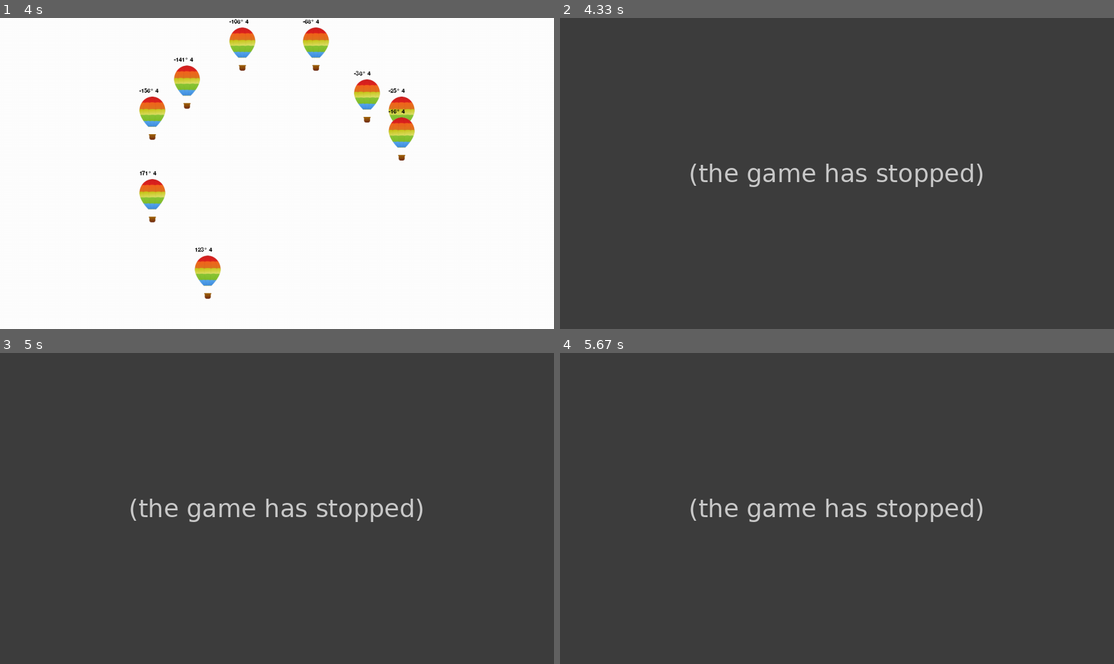
Above: before the commit, frames 1-4 (two rows, left to right).
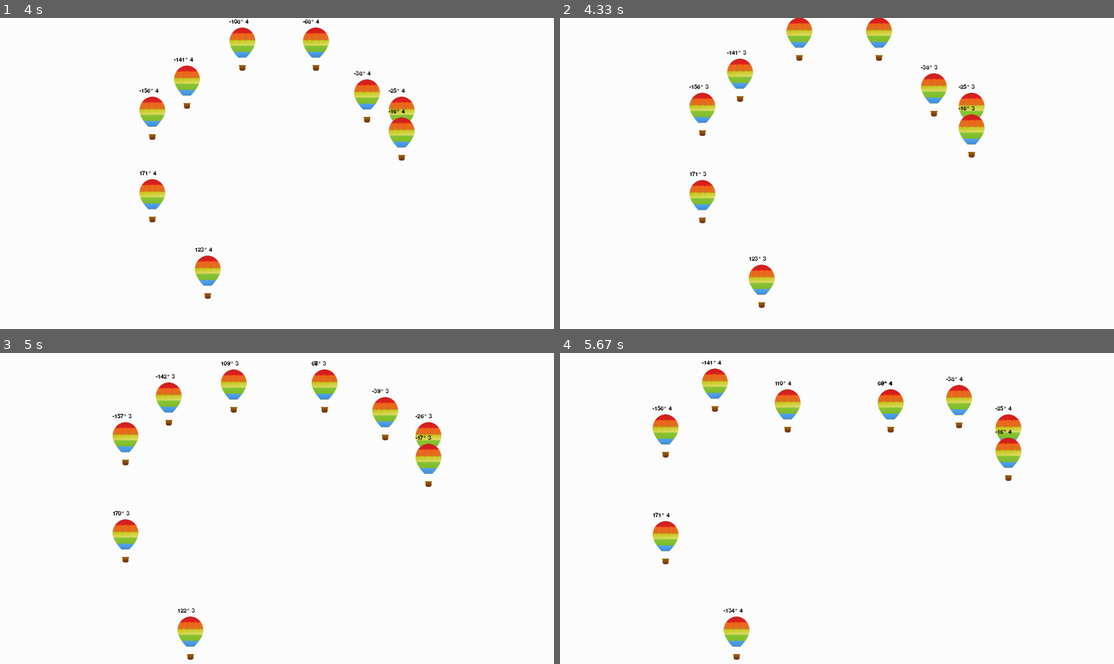
Above: after the commit, the same moments.

Repository: hogt1/vg3_pygame
Game: pygame game, started from game.py
The game is run twice, just before and just after one commit, with the same random seed, the same clock (stepped at 60 frames per second) and the same inputs.
Inputs:
- Up to frame 1 (4 s): hold Right 0.33-0.8 s; hold Up 0.83-1.13 s; hold Right 1.17-1.63 s; hold Left 1.67-2.2 s; hold Down 2.23-2.53 s; hold Left 2.57-2.97 s; hold Up 3-3.37 s; hold Right from 3.4 s (still down)
- Up to frame 2 (4.33 s): release Right at 4.03 s; hold Down from 4.07 s (still down)
- Up to frame 3 (5 s): release Down at 4.43 s; hold Left 4.47-4.93 s; hold Right from 4.97 s (still down)
- Up to frame 4 (5.67 s): release Right at 5.43 s; hold Up from 5.47 s (still down)

Frame 1 is identical in both runs. In frame 2, 100% of the frame differs, in the area x 0-100%, y 0-100%; in frame 3, 100%; in frame 4, 100%.
Error before the commit: TypeError: BaseObject.set_direction_xy() takes 2 positional arguments but 3 were given (spri...; the game stopped at 4.3 s (later frames are placeholders)

Commit message:
Missing self

Diff:
--- a/sprites.py
+++ b/sprites.py
@@ -23,7 +23,7 @@
         y = math.sin(rad) * self.speed
         return x, y
 
-    def set_direction_xy(x, y):
+    def set_direction_xy(self, x, y):
         rad = math.atan2(y/self.speed, x/self.speed) # Vinkel i radianer
         self.direction = math.degrees(rad) # Kalkulerer om radianer til grader
 
